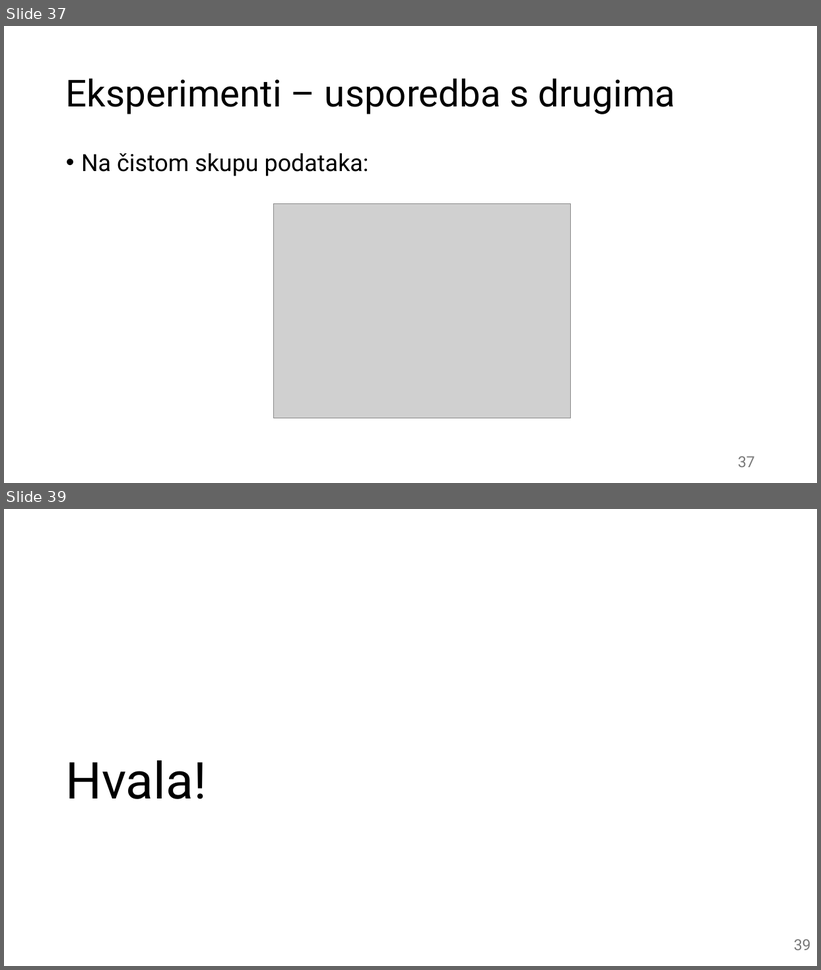
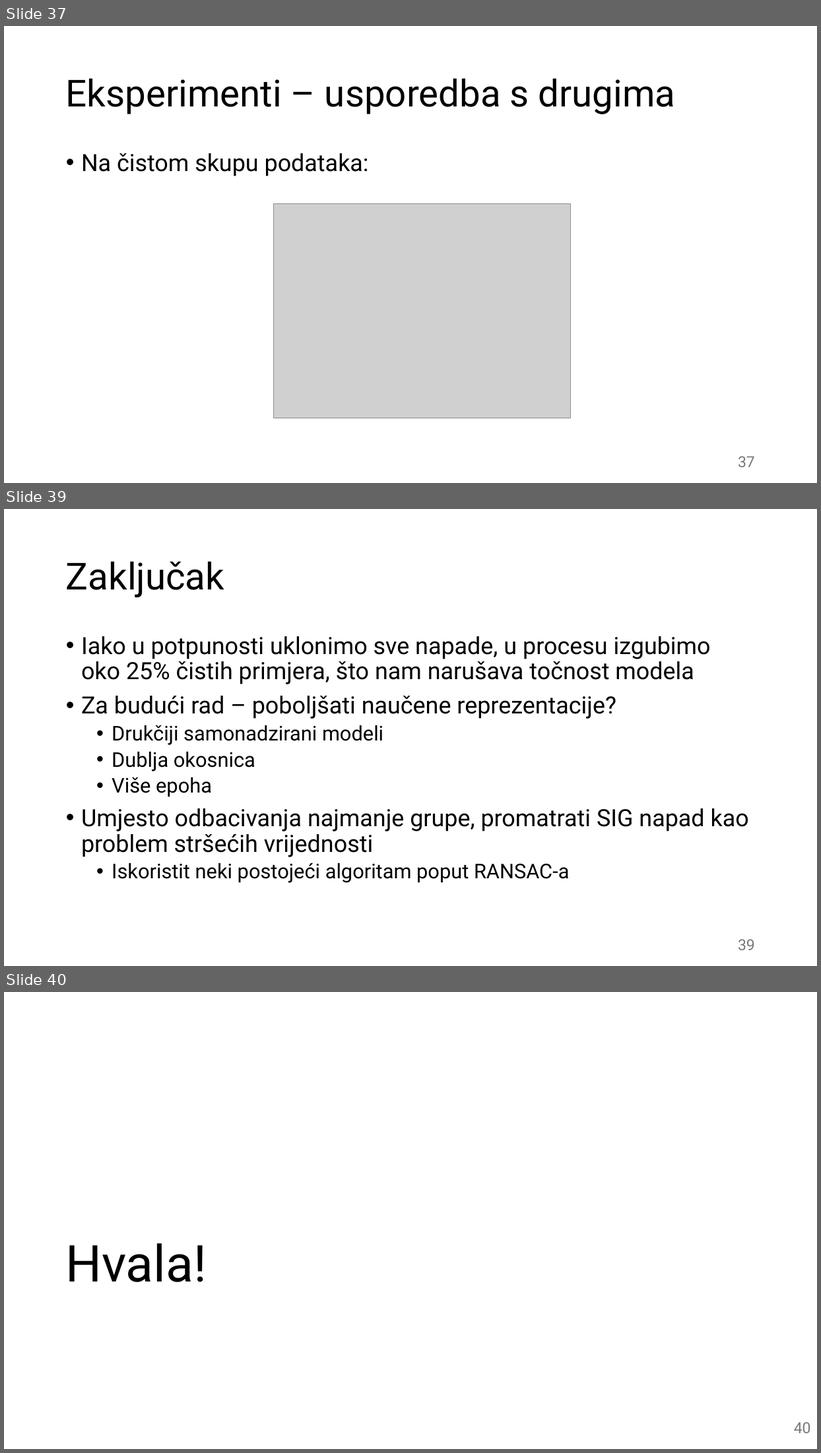
Before and after one commit to LukaD00/selfsupervised-cleanse, a slide deck: diplomski.pptx. Shown one above the other, each under a label of ours: slides 37 and 39 before the commit, slides 37, 39 and 40 after it; the slides between them are not shown. The pictures are 821x970 and 821x1453 pixels, drawn with LibreOffice and Linux fonts; fonts in the diff are those of the drawing; grey boxes stand for pictures. Boxes give left, top, right and bottom in pixels: in the first picture for what was removed or moved away, otherwise in the second. Text is boxed around its words. In the diff, an @@ line names an element or a change of style, - is before the commit and + after.

```diff
--- a/diplomski.pptx
+++ b/diplomski.pptx
@@ slide 39 added at <box>4,509,817,966</box>, background #FFFFFF @@
@@ title added at <box>66,561,224,597</box>, 44 pt, text #000000 @@
+Zaključak
@@ text added at <box>81,636,749,883</box>, 28 pt, text #000000 @@
+• Iako u potpunosti uklonimo sve napade, u procesu izgubimo oko 25% čistih primjera, što nam narušava točnost modela
+• Za budući rad – poboljšati naučene reprezentacije?
+  • Drukčiji samonadzirani modeli
+  • Dublja okosnica
+  • Više epoha
+• Umjesto odbacivanja najmanje grupe, promatrati SIG napad kao problem stršećih vrijednosti
+  • Iskoristit neki postojeći algoritam poput RANSAC-a
@@ page number added at <box>738,939,755,951</box>, 18 pt, text #797979 @@
+39
@@ what was slide 39 is now slide 40 @@
@@ page number at <box>794,1422,811,1434</box>: text changed @@
-39
+40
```
Also in this commit, not shown: 3 slides changed, 3 other files.
